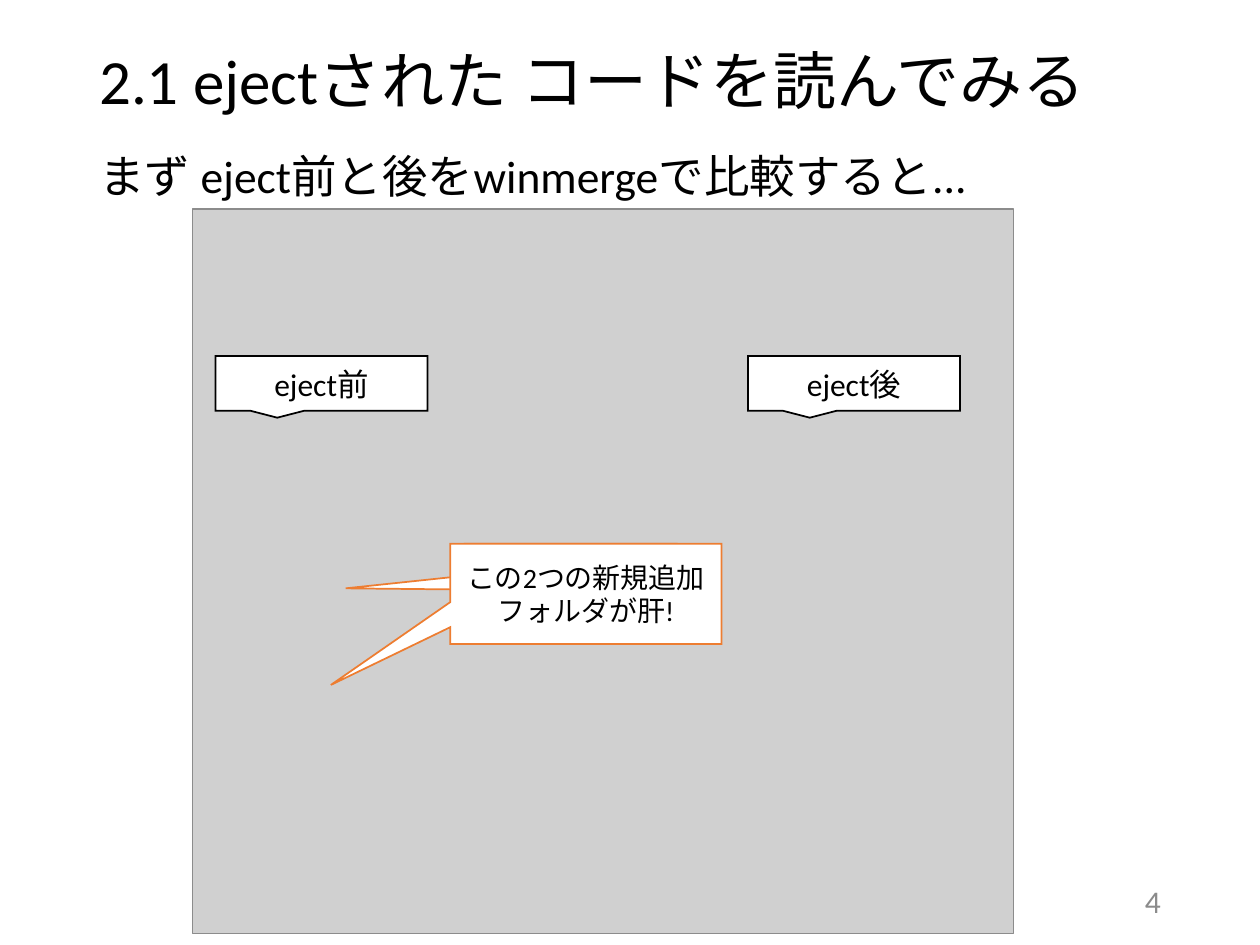
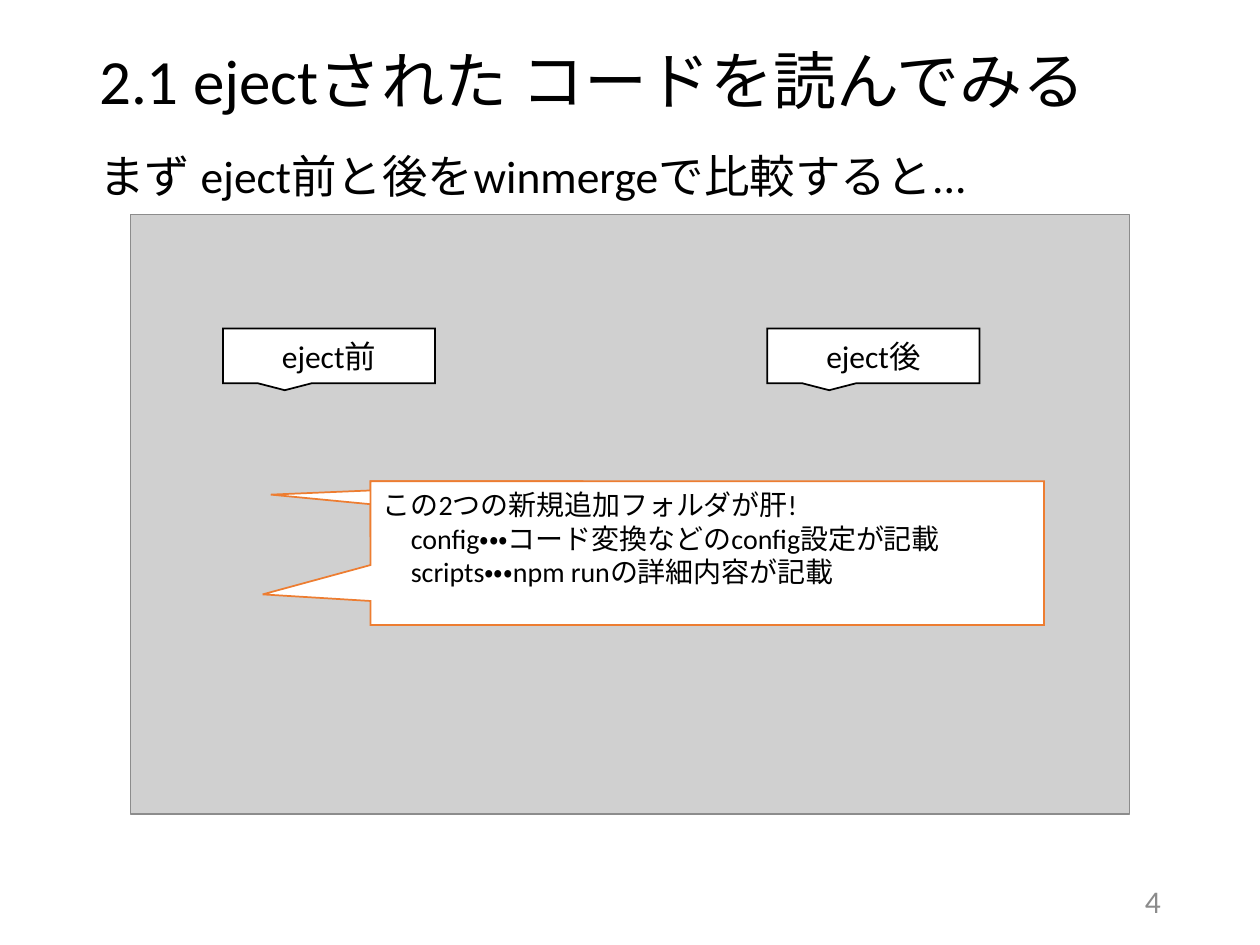
Before and after one commit to AkiEga/Presentation-20191026_react3, a slide deck: slide 4 of Presentation_20191026_react3.pptx. Drawn at 1260x945 pixels with LibreOffice and Linux fonts; fonts in the diff are those of the drawing; grey boxes stand for pictures. Boxes give left, top, right and bottom in pixels: in the first picture for what was removed or moved away, otherwise in the second. Text is boxed around its words. In the diff, an @@ line names an element or a change of style, - is before the commit and + after.

```diff
--- a/Presentation_20191026_react3.pptx
+++ b/Presentation_20191026_react3.pptx
@@ picture: place and size @@
-picture at box(193, 209, 1014, 934)
+picture at box(130, 215, 1129, 815)
@@ speech box "eject前": place and size @@
-speech box "eject前" at box(215, 355, 427, 411)
+speech box "eject前" at box(223, 329, 435, 384)
@@ speech box "eject後": place and size @@
-speech box "eject後" at box(748, 355, 960, 411)
+speech box "eject後" at box(767, 329, 979, 384)
@@ speech box: place and size @@
-speech box at box(465, 544, 677, 600)
+speech box at box(370, 481, 582, 537)
@@ speech box at box(370, 481, 582, 537): proportions changed @@
@@ speech box "この2つの新規追加フォルダが肝! config・・・コード変換などのconfig設定が記載 scripts・・・npm  ...": place and size @@
-speech box "この2つの新規追加フォルダが肝! config・・・コード変換などのconfig設定が記載 scripts・・・npm  ..." at box(450, 544, 721, 645)
+speech box "この2つの新規追加フォルダが肝! config・・・コード変換などのconfig設定が記載 scripts・・・npm  ..." at box(370, 481, 1045, 625)
@@ speech box "この2つの新規追加フォルダが肝! config・・・コード変換などのconfig設定が記載 scripts・・・npm  ..." at box(370, 481, 1045, 625): vertical alignment middle to top; proportions changed @@
@@ text in speech box at box(383, 491, 940, 587): text changed @@
-この2つの新規追加フォルダが肝!
+この2つの新規追加フォルダが肝!
+config・・・コード変換などのconfig設定が記載
+scripts・・・npm runの詳細内容が記載
```
Also in this commit, not shown: 1 other file.
